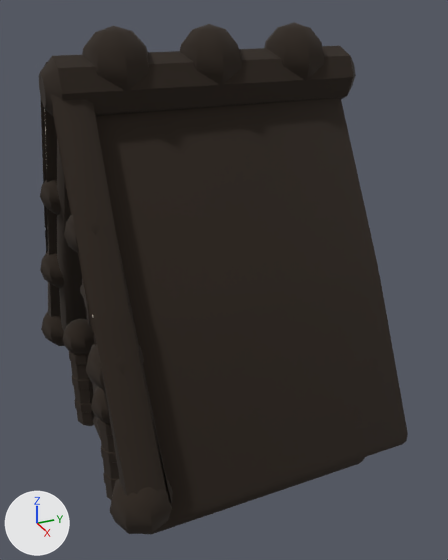
The glTF model public/models/house-6.glb as it was, and as the next commit left it.
Before and after are seen from a camera (50 mm lens) standing at (5.08, -2.15, 4.24) and looking at (0.16, 0.06, 1.78). The axes (+X, +Y, +Z) are drawn at lower left. The lights are the same throughout. The older version comes first. Vertices at exactly the same position are counted once.

Names of what the first picture shows: 'house-6'.
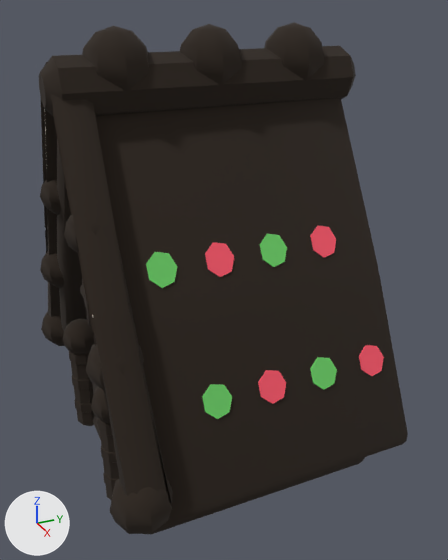
Changed parts and their boxes (x1, y1, x2, y2) in the pictures (448 x 560 px):
part 1 of me_house_6, added
    after: (146, 226, 384, 419)

What changed in the scene script:
```text
Change me_house_6:
    used by ob_house_6; location = (0.0, 0.0, 0.0)
    remove me_house_6.from_pydata(...)  # 3068 vertices, 5864 faces; spans x -1.78..1.78, y -1.49..1.39, z -0.05..4.03
    add me_house_6.from_pydata(...)  # 4028 vertices, 7100 faces; spans x -1.78..1.78, y -1.49..1.39, z -0.05..4.03
    me_house_6 part 1: 948 vertices added at x -1.57..1.57, y -1.05..1.17, z 0.33..2.89
    other edits to the shape of me_house_6 do not show in these pictures
```
